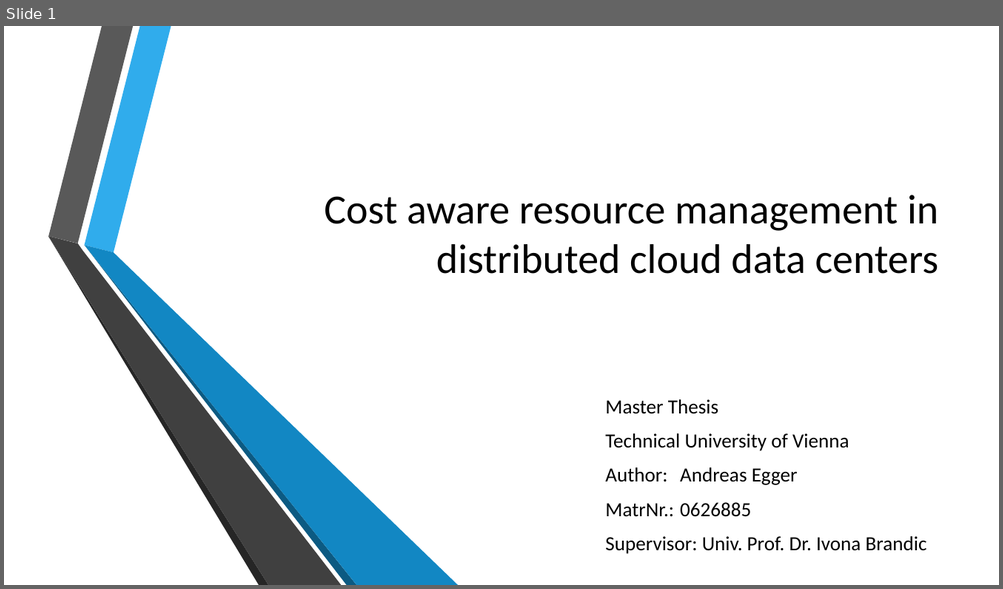
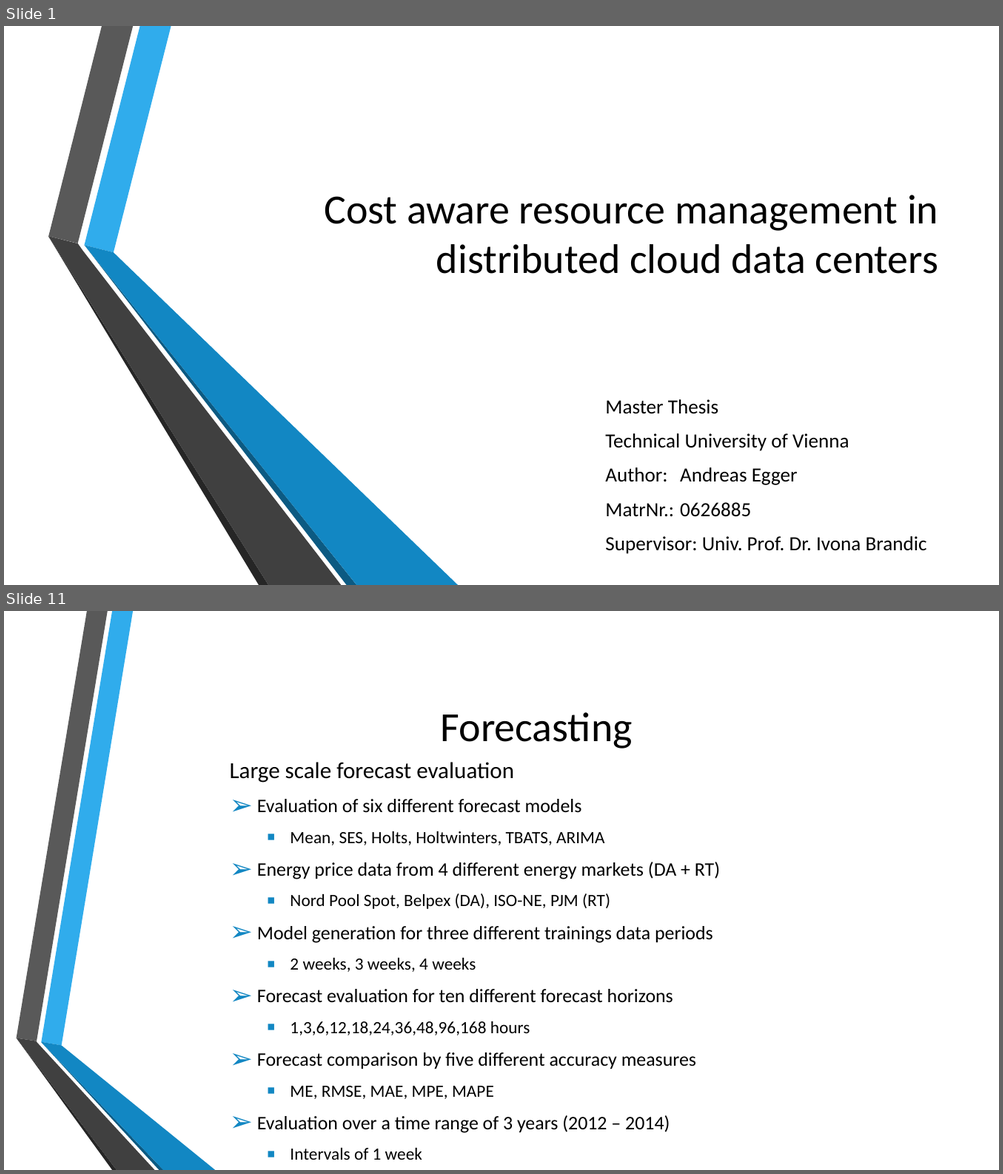
Before and after one commit to and2egg/diploma-thesis, a slide deck: Presentation/Cost aware resource management in distributed cloud data centers.pptx. Shown one above the other, each under a label of ours: slide 1 before the commit, slides 1 and 11 after it; the slides between them are not shown. The pictures are 1003x589 and 1003x1174 pixels, drawn with LibreOffice and Linux fonts; fonts in the diff are those of the drawing; background and template pictures are left out. Boxes give left, top, right and bottom in pixels: in the first picture for what was removed or moved away, otherwise in the second. Text is boxed around its words. In the diff, an @@ line names an element or a change of style, - is before the commit and + after.

```diff
--- a/Presentation/Cost aware resource management in distributed cloud data centers.pptx
+++ b/Presentation/Cost aware resource management in distributed cloud data centers.pptx
@@ slide 11 added at (x1=4, y1=611, x2=999, y2=1170), background picture (left out) @@
@@ title added at (x1=441, y1=712, x2=632, y2=749), 40 pt, text #000000 @@
+Forecasting
@@ text added at (x1=230, y1=762, x2=720, y2=1160), 18.5 pt, text #000000 @@
+  Large scale forecast evaluation
+  ➢ Evaluation of six different forecast models
+    ▪ Mean, SES, Holts, Holtwinters, TBATS, ARIMA
+  ➢ Energy price data from 4 different energy markets (DA + RT)
+    ▪ Nord Pool Spot, Belpex (DA), ISO-NE, PJM (RT)
+  ➢ Model generation for three different trainings data periods
+    ▪ 2 weeks, 3 weeks, 4 weeks
+  ➢ Forecast evaluation for ten different forecast horizons
+    ▪ 1,3,6,12,18,24,36,48,96,168 hours
+  ➢ Forecast comparison by five different accuracy measures
+    ▪ ME, RMSE, MAE, MPE, MAPE
+  ➢ Evaluation over a time range of 3 years (2012 – 2014)
+    ▪ Intervals of 1 week
@@ group added at (x1=16, y1=611, x2=215, y2=1170): 6 freeform shapes @@
```
Also in this commit, not shown: 1 slide changed, 23 other slides added, 1 slide removed, 36 other files.
